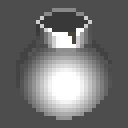
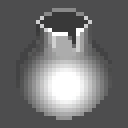
Two versions of the same layered image (128×128). Layer-by-layer changes:
painted on "Layer 4" over [left=36, top=32, right=92, bottom=56]
